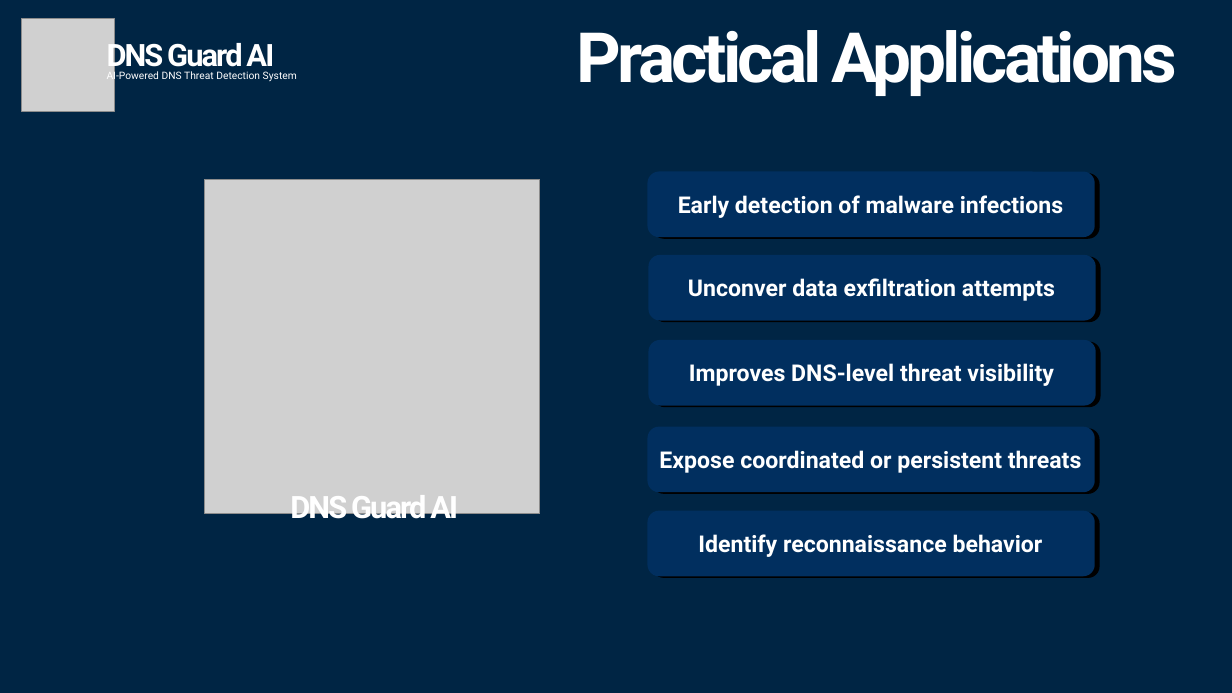
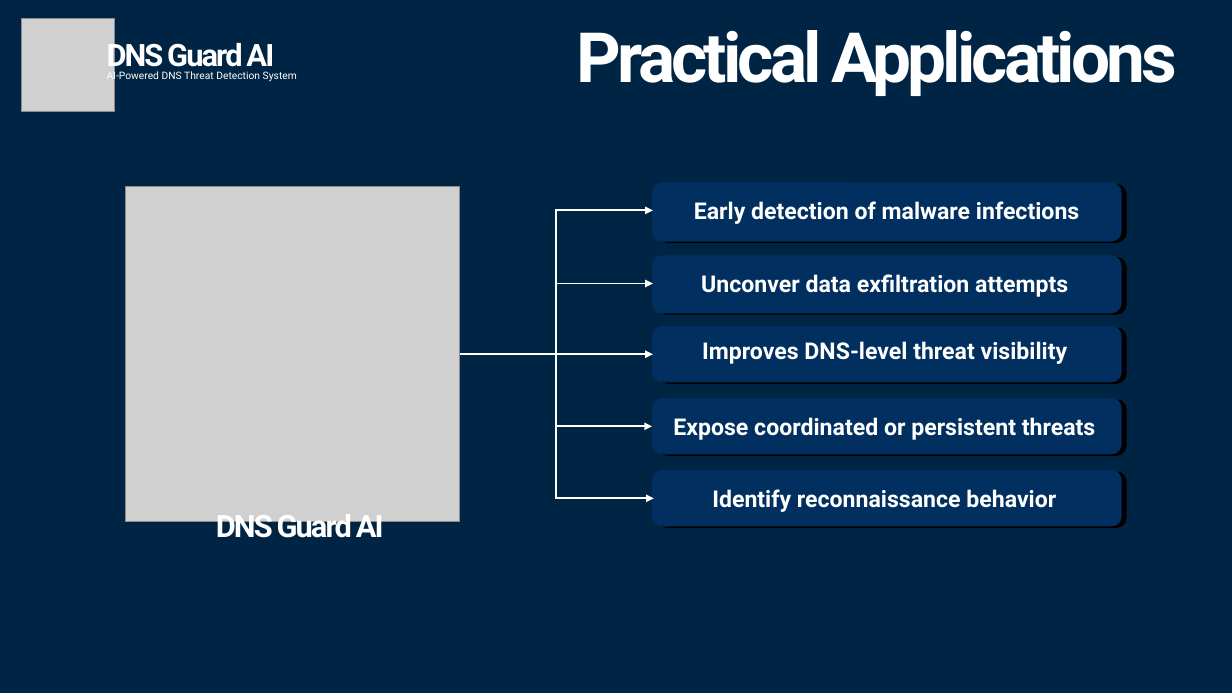
Before and after one commit to aleeric/Splunk-DNSGuard-AI, a slide deck: slide 8 of Splunk-Build-A-Thon-Idea/Splunk-DNSGuard-AI-IDEA.pptx. Drawn at 1232x693 pixels with LibreOffice and Linux fonts; fonts in the diff are those of the drawing; grey boxes stand for pictures. Boxes give left, top, right and bottom in pixels: in the first picture for what was removed or moved away, otherwise in the second. Text is boxed around its words. In the diff, an @@ line names an element or a change of style, - is before the commit and + after.

Commit message:
feat(IDEA): pdf & ppt files updated

```diff
--- a/Splunk-Build-A-Thon-Idea/Splunk-DNSGuard-AI-IDEA.pptx
+++ b/Splunk-Build-A-Thon-Idea/Splunk-DNSGuard-AI-IDEA.pptx
@@ picture: place and size @@
-picture at [205,179,540,514]
+picture at [126,187,460,521]
@@ text "Early detection of malware infections": place and size @@
-text "Early detection of malware infections" at [678,195,1063,218]
+text "Early detection of malware infections" at [694,201,1079,224]
@@ rounded rectangle: place and size @@
-rounded rectangle at [649,173,1094,237]
+rounded rectangle at [653,183,1121,240]
@@ rounded rectangle: place and size @@
-rounded rectangle at [653,174,1099,238]
+rounded rectangle at [658,185,1126,242]
@@ elbow arrow added from (460, 354) to (653, 211), #FFFFFF 1.5 pt @@
@@ text "Unconver data exfiltration attempts": place and size @@
-text "Unconver data exfiltration attempts" at [688,278,1055,301]
+text "Unconver data exfiltration attempts" at [701,274,1068,297]
@@ rounded rectangle: place and size @@
-rounded rectangle at [650,256,1095,320]
+rounded rectangle at [653,257,1121,312]
@@ rounded rectangle: place and size @@
-rounded rectangle at [654,258,1100,322]
+rounded rectangle at [658,258,1126,313]
@@ elbow arrow added from (460, 354) to (653, 284), #FFFFFF 1.5 pt @@
@@ rounded rectangle: place and size @@
-rounded rectangle at [650,341,1095,405]
+rounded rectangle at [653,327,1121,382]
@@ rounded rectangle: place and size @@
-rounded rectangle at [654,343,1100,407]
+rounded rectangle at [658,328,1126,383]
@@ elbow arrow added from (460, 354) to (653, 354), #FFFFFF 1.5 pt @@
@@ elbow arrow added from (460, 354) to (653, 426), #FFFFFF 1.5 pt @@
@@ elbow arrow added from (460, 354) to (654, 498), #FFFFFF 1.5 pt @@
@@ text "Improves DNS-level threat visibility": place and size @@
-text "Improves DNS-level threat visibility" at [689,363,1054,386]
+text "Improves DNS-level threat visibility" at [702,341,1068,364]
@@ text "Expose coordinated or persistent threats": place and size @@
-text "Expose coordinated or persistent threats" at [659,450,1081,473]
+text "Expose coordinated or persistent threats" at [673,417,1095,440]
@@ rounded rectangle: place and size @@
-rounded rectangle at [649,428,1094,492]
+rounded rectangle at [653,399,1121,454]
@@ rounded rectangle: place and size @@
-rounded rectangle at [653,430,1099,494]
+rounded rectangle at [658,400,1126,455]
@@ rounded rectangle: place and size @@
-rounded rectangle at [649,512,1094,576]
+rounded rectangle at [653,471,1121,526]
@@ rounded rectangle: place and size @@
-rounded rectangle at [653,513,1099,577]
+rounded rectangle at [658,472,1126,527]
@@ text "DNS Guard AI": place and size @@
-text "DNS Guard AI" at [290,495,458,526]
+text "DNS Guard AI" at [216,514,384,545]
@@ text "Identify reconnaissance behavior": place and size @@
-text "Identify reconnaissance behavior" at [698,534,1043,557]
+text "Identify reconnaissance behavior" at [712,489,1056,512]
```
Also in this commit, not shown: 1 other file.
